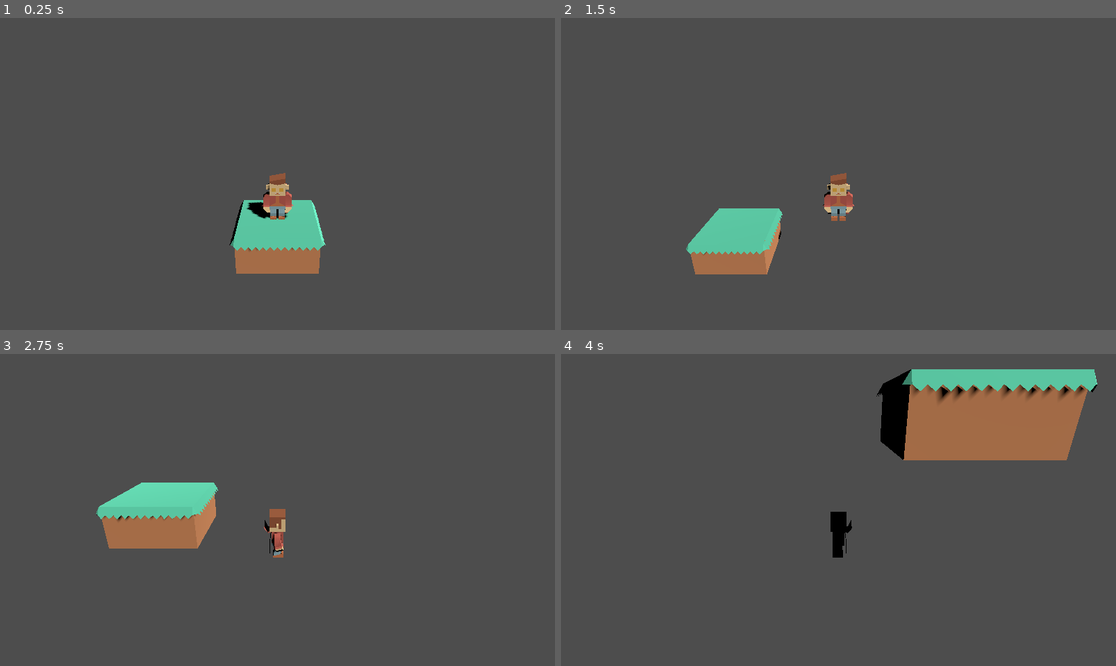
Above: before the commit, frames 1-4 (two rows, left to right).
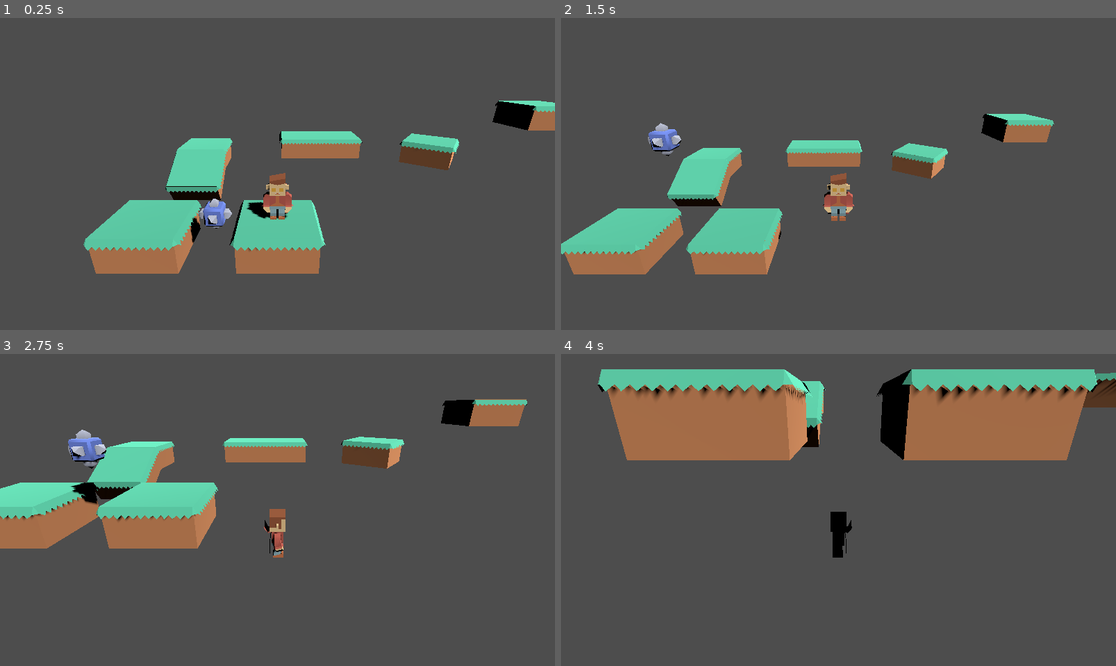
Above: after the commit, the same moments.

Repository: beltranbot/godot-plataformer-3d
Game: Godot game, scene res://Scenes/Levels/level_1.tscn
The game is run twice, just before and just after one commit, with the same random seed, the same clock (stepped at 60 frames per second) and the same inputs.
Inputs:
- Up to frame 1 (0.25 s): no input
- Up to frame 2 (1.5 s): hold D (move_right) 0.53-1.28 s; tap Space (jump) at 0.77 s; hold S (move_backward) from 1.28 s (still down)
- Up to frame 3 (2.75 s): tap Space (jump) at 1.52 s; release S (move_backward) at 2.03 s; hold D (move_right) from 2.03 s (still down)
- Up to frame 4 (4 s): release D (move_right) at 2.78 s; hold W (move_forward) 2.78-3.53 s; tap Space (jump) at 3.02, 3.77 s; hold A (move_left) from 3.53 s (still down)

The runs differ from the first frame. In frame 1, 9.4% of the frame differs, in the area x 15-100%, y 26-82%; in frame 2, 8.7%; in frame 3, 8.9%; in frame 4, 11%, in the area x 6-100%, y 4-35%.

Commit message:
enemy part 1

Diff:
--- /dev/null
+++ b/Scenes/Enemies/enemy.tscn
@@ -0,0 +1,18 @@
+[gd_scene load_steps=4 format=3 uid="uid://cdd6om83peefo"]
+
+[ext_resource type="ArrayMesh" uid="uid://mvd3ie23bw83" path="res://Assets/Models/spikeBlock.obj" id="1_613su"]
+[ext_resource type="Script" uid="uid://cousy44s1oafl" path="res://Scripts/enemy.gd" id="1_jcvw6"]
+
+[sub_resource type="BoxShape3D" id="BoxShape3D_jcvw6"]
+size = Vector3(0.69458, 0.638947, 0.705139)
+
+[node name="Enemy" type="Area3D"]
+script = ExtResource("1_jcvw6")
+
+[node name="SpikeBlock" type="MeshInstance3D" parent="."]
+mesh = ExtResource("1_613su")
+skeleton = NodePath("../..")
+
+[node name="Model" type="CollisionShape3D" parent="."]
+transform = Transform3D(1, 0, 0, 0, 1, 0, 0, 0, 1, 0.00305176, 0.473878, -0.00283813)
+shape = SubResource("BoxShape3D_jcvw6")
--- a/Scenes/Levels/level_1.tscn
+++ b/Scenes/Levels/level_1.tscn
@@ -1,17 +1,15 @@
-[gd_scene load_steps=5 format=3 uid="uid://c4v7khqnec6su"]
+[gd_scene load_steps=6 format=3 uid="uid://c4v7khqnec6su"]
 
 [ext_resource type="PackedScene" uid="uid://dqxbi2kli1x48" path="res://Scenes/Platforms/platform_large.tscn" id="1_tlcug"]
 [ext_resource type="Script" uid="uid://b503afvtsem0j" path="res://Scripts/player.gd" id="2_3mqfk"]
 [ext_resource type="ArrayMesh" uid="uid://gjuyfsvj5gs0" path="res://Assets/Models/characterVampire.obj" id="2_4dpyx"]
+[ext_resource type="PackedScene" uid="uid://cdd6om83peefo" path="res://Scenes/Enemies/enemy.tscn" id="4_iixi8"]
 
 [sub_resource type="CapsuleShape3D" id="CapsuleShape3D_3mqfk"]
 radius = 0.3
 height = 1.2
 
 [node name="Main" type="Node3D"]
-
-[node name="PlatformLarge" parent="." instance=ExtResource("1_tlcug")]
-transform = Transform3D(1, 0, 0, 0, 1, 0, 0, 0, 1, 0, -1, 0)
 
 [node name="Player" type="CharacterBody3D" parent="."]
 script = ExtResource("2_3mqfk")
@@ -33,3 +31,35 @@
 [node name="DirectionalLight3D" type="DirectionalLight3D" parent="."]
 transform = Transform3D(0.681274, 0.548293, 0.485015, -0.651123, 0.151105, 0.743778, 0.33452, -0.822522, 0.459951, 0, 5.00145, 0)
 shadow_enabled = true
+
+[node name="Platforms" type="Node" parent="."]
+
+[node name="PlatformLarge" parent="Platforms" instance=ExtResource("1_tlcug")]
+transform = Transform3D(1, 0, 0, 0, 1, 0, 0, 0, 1, 0, -1, 0)
+
+[node name="PlatformLarge2" parent="Platforms" instance=ExtResource("1_tlcug")]
+transform = Transform3D(1, 0, 0, 0, 1, 0, 0, 0, 1, -3.39688, -1, 0)
+
+[node name="PlatformLarge4" parent="Platforms" instance=ExtResource("1_tlcug")]
+transform = Transform3D(1, 0, 0, 0, 1, 0, 0, 0, 1, -3.39688, -0.620401, -6.23831)
+
+[node name="PlatformLarge5" parent="Platforms" instance=ExtResource("1_tlcug")]
+transform = Transform3D(1, 0, 0, 0, 1, 0, 0, 0, 1, 1.21197, -0.620401, -8.04497)
+
+[node name="PlatformLarge6" parent="Platforms" instance=ExtResource("1_tlcug")]
+transform = Transform3D(1, 0, 0, 0, 1, 0, 0, 0, 1, 3.18591, -0.620401, -8.04259)
+
+[node name="PlatformLarge7" parent="Platforms" instance=ExtResource("1_tlcug")]
+transform = Transform3D(0.809171, 0, -0.587573, 0, 1, 0, 0.587573, 0, 0.809171, 7.09603, -0.402866, -6.0269)
+
+[node name="PlatformLarge8" parent="Platforms" instance=ExtResource("1_tlcug")]
+transform = Transform3D(1, 0, 0, 0, 1, 0, 0, 0, 1, 11.537, 1.25, -6.027)
+
+[node name="PlatformLarge3" parent="Platforms" instance=ExtResource("1_tlcug")]
+transform = Transform3D(1, 0, 0, 0, 0.852266, -0.523109, 0, 0.523109, 0.852266, -3.39688, -1, -4.90906)
+
+[node name="Enemies" type="Node" parent="."]
+
+[node name="Enemy" parent="Enemies" instance=ExtResource("4_iixi8")]
+transform = Transform3D(1, 0, 0, 0, 1, 0, 0, 0, 1, -1.63486, -0.91107, 0)
+move_dir = Vector3(0, 3, 0)
--- /dev/null
+++ b/Scripts/enemy.gd
@@ -0,0 +1,26 @@
+extends Area3D
+
+
+@export var move_speed: float = 2.0
+@export var move_dir: Vector3
+
+var start_pos: Vector3
+var target_pos: Vector3
+
+
+func _ready():
+	start_pos = global_position
+	target_pos = start_pos + move_dir
+
+
+func _process(delta: float) -> void:
+	global_position = global_position.move_toward(
+		target_pos,
+		move_speed * delta
+	)
+
+	if global_position == target_pos:
+		if global_position == start_pos:
+			target_pos = start_pos + move_dir
+		else:
+			target_pos = start_pos
Not shown, added: Scripts/enemy.gd.uid
